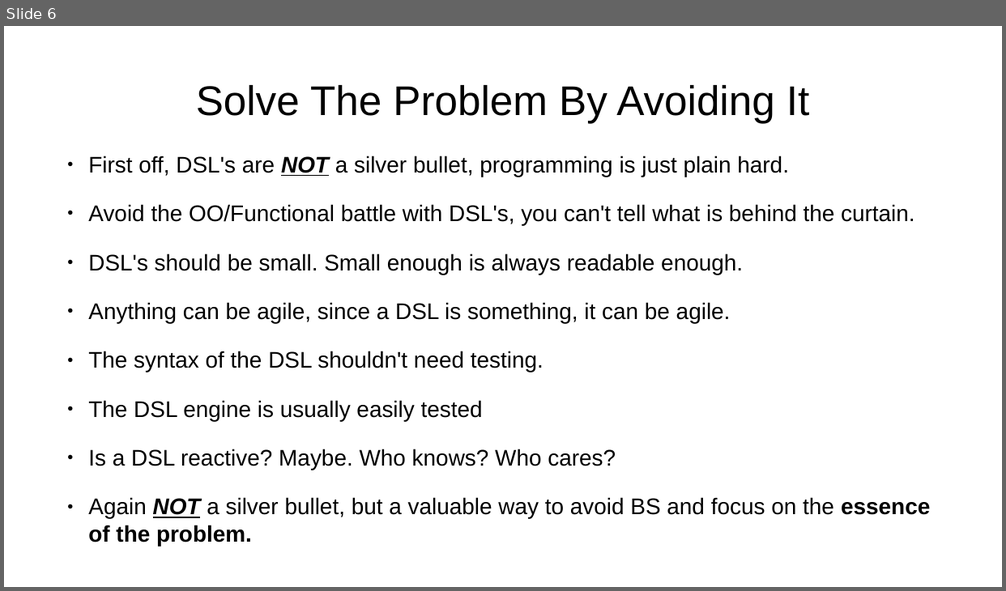
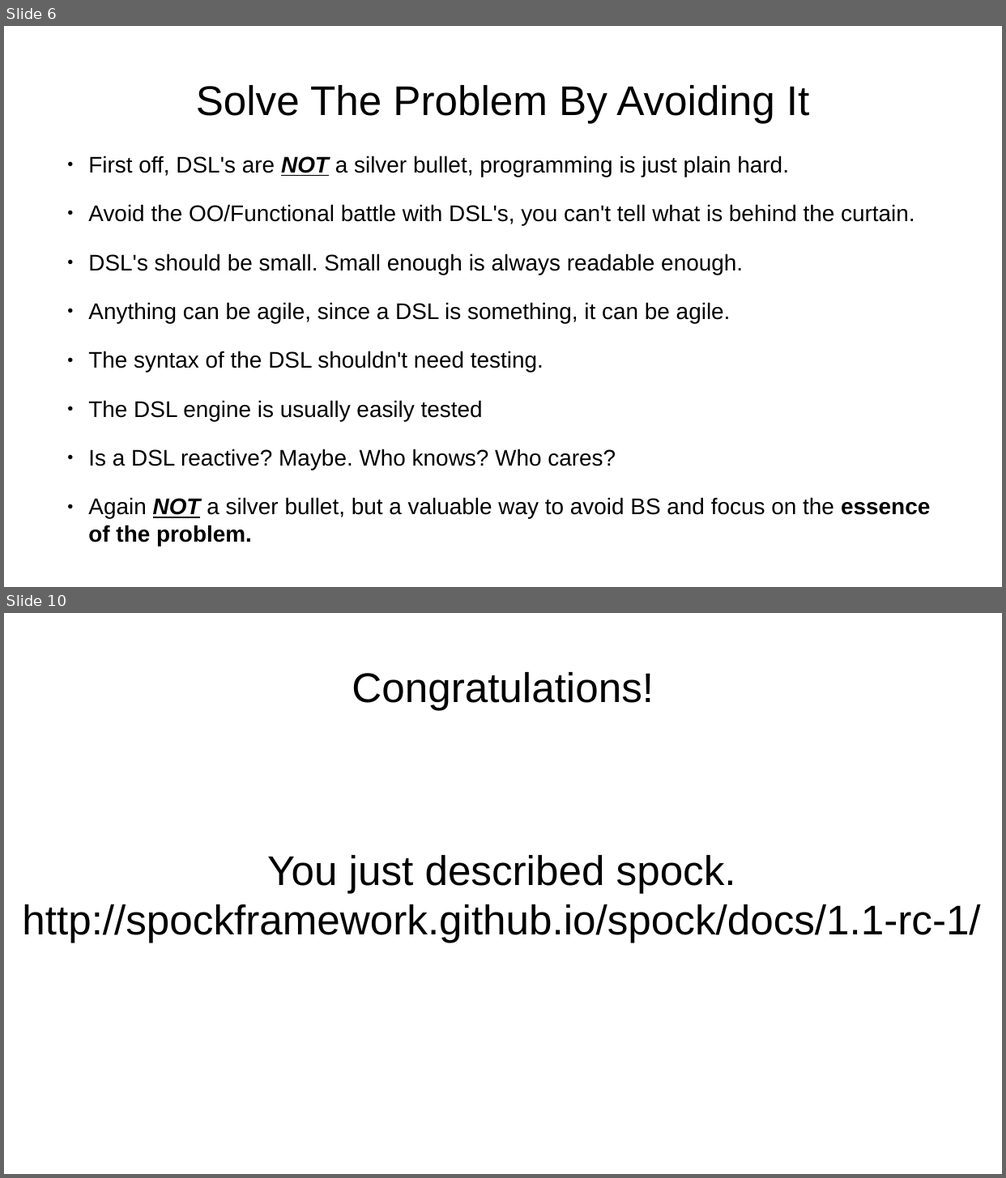
Before and after one commit to dwclark/modern-dsls, a slide deck: presentation.odp. Shown one above the other, each under a label of ours: slide 6 before the commit, slides 6 and 10 after it; the slides between them are not shown. The pictures are 1006x591 and 1006x1178 pixels, drawn with LibreOffice and Linux fonts; fonts in the diff are those of the drawing. Boxes give left, top, right and bottom in pixels: in the first picture for what was removed or moved away, otherwise in the second. Text is boxed around its words. In the diff, an @@ line names an element or a change of style, - is before the commit and + after.

```diff
--- a/presentation.odp
+++ b/presentation.odp
@@ slide 10 added at (4,613,1002,1174), background #FFFFFF @@
@@ title added at (351,672,654,710), 33 pt, text #000000 @@
+Congratulations!
@@ title added at (22,855,980,943), 33 pt, text #000000 @@
+You just described spock.
+http://spockframework.github.io/spock/docs/1.1-rc-1/
```
Also in this commit, not shown: 3 slides changed, 8 other slides added, 1 other file.
